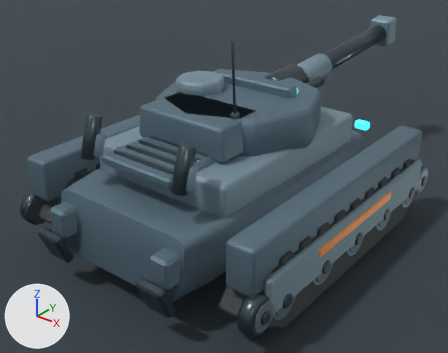
Before and after pictures for a commit that changed the Blender file content/source-art/colossussiegeplatform-rigged.blend.
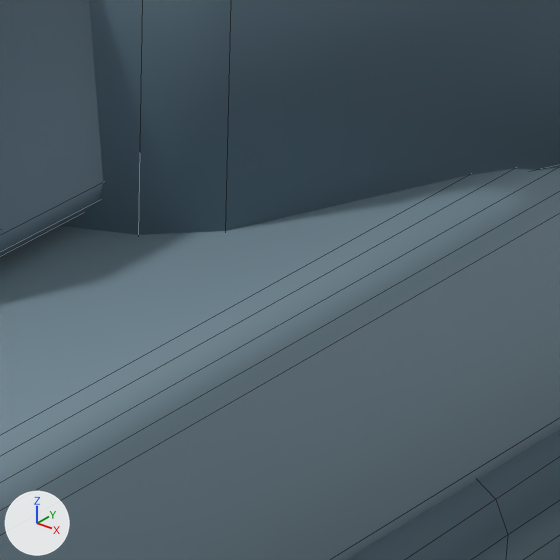
The first picture shows the older version from a 50 mm camera at (3.13, -4.08, 3.01) aimed at (-0.23, 0.12, 0.41). The close-ups show the older and then the newer version on the part from 52% to 65% of the width and 37% to 54% of the height of that picture. Only the edits that show in the close-ups are written down. Every picture has the same lights, and +X, +Y and +Z are marked at lower left. The close-ups show mesh edges as thin lines.

The first close-up shows 'ColossusArmor_Deck', 'ColossusArmor_Hull', 'ColossusArmor_TurretBase', 'ColossusArmor_TurretBustle'.
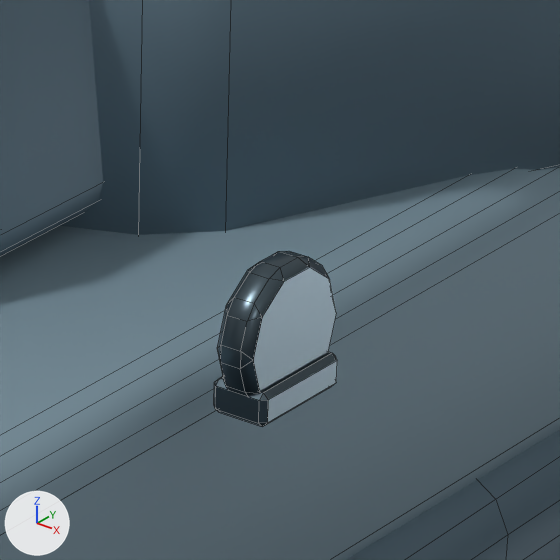
Location of each change, [x1, y1, x2, y2] in pixels of the close-ups (560 x 560 px):
'ColossusArmor_LiftingLug_4', added: after [217, 251, 336, 396]
'ColossusArmor_LugWeldPad_4', added: after [214, 352, 337, 427]

The change, as a list of edits to the scene's bpy script:
```text
Add me_cube_054:
    me_cube_054.from_pydata(...)  # 24 vertices, 26 faces; spans x -0.0262..0.0262, y -0.052..0.052, z -0.015..0.015
    me_cube_054.materials.append(mat_colossusgunmetal)  # greyish blue #4b5961
Add me_cylinder_063:
    me_cylinder_063.from_pydata(...)  # 60 vertices, 62 faces; spans x -0.0175..0.0175, y -0.0625..0.0625, z -0.0618..0.0618
    me_cylinder_063.materials.append(mat_colossusgunmetal)  # greyish blue #4b5961
Add ob_colossusarmor_lugweldpad_4:
    ob_colossusarmor_lugweldpad_4 = bpy.data.objects.new('ColossusArmor_LugWeldPad_4', me_cube_054)
    ob_colossusarmor_lugweldpad_4.location = (0.75, -0.66, 1.034)
Add ob_colossusarmor_liftinglug_4:
    ob_colossusarmor_liftinglug_4 = bpy.data.objects.new('ColossusArmor_LiftingLug_4', me_cylinder_063)
    ob_colossusarmor_liftinglug_4.location = (0.75, -0.66, 1.08)
```
